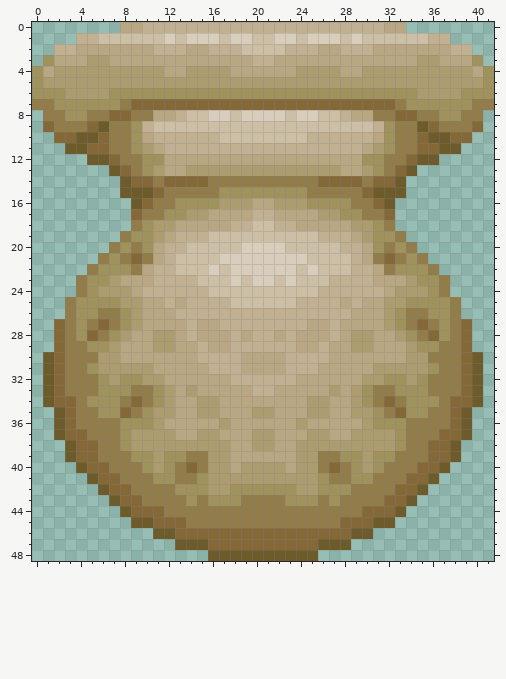
Two versions of one pixel-art sprite, Assets/Art/Sprites/Game/Entities/cannonBase.png. Above is the file before it was changed.
The file is 42x49 pixels.
New version:
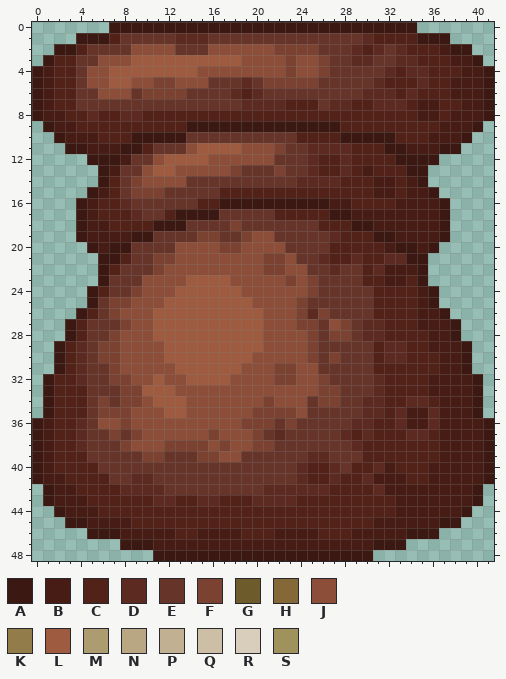
Palette (. is transparent): A #3b1811  B #471c15  C #522118  D #5c2a20  E #673429  F #7b4231  G #6d5b2b  H #846838  J #8d4e39  K #917c4a  L #9f5b40  M #ac9c6f  N #b9a682  P #c1b091  Q #cdbfa6  R #d9cebb  S #9f925d
The exact change:
@@ x 0..41 @@
- 0 ........NNPPPPPPPPPPPPPPPPPPPPPPNN........
- 1 ....PPQQQQQQRQRRRQRRQQRRQRRRQRQQQQQQPP....
- 2 ..PPNNNNNNNPPPNNPPPQQQQPPPNNPPPNNNNNNNPP..
- 3 .SNNNMMNNNNNNNNNNNNNPPNNNNNNNNNNNNNMMNNNS.
- 4 SNMMMMMMMMMMNNMMMMNNNNNNMMMMNNMMMMMMMMMMNS
- 5 SMMMMMMMMMMMMMMMMMMMMMMMMMMMMMMMMMMMMMMMMS
- 6 SSSMMMMSSSSSSSSSSSSSSSSSSSSSSSSSSSSMMMMSSS
- 7 KKSSSSSSKHHHHHHHHHHHHHHHHHHHHHHHHKSSSSSSKK
- 8 .KKSSKKHHKKNNPQQRRQRRRRQRRQQPNNKKHHKKSSKK.
- 9 .HKKKHGKKSPQQQQQQQQQQQQQQQQQQQQPSKKGHKKKH.
-10 ..HHGGHKKSNPPPPPPQQQQQQQQPPPPPPNSKKHGGHH..
-11 ...GGHHKKSMNPPPPPPPPPPPPPPPPPPNMSKKHHGG...
-12 .....GGHKKSSNNNNNNNNNNNNNNNNNNSSKKHGG.....
-13 .......GHKSMNNMMMMMMMMMMMMMMNNMSKHG.......
-14 ........GHHKHHHHKKKKKKKKKKHHHHKHHG........
-15 ........GGGHKKKKKSSSSSSSSKKKKKHGGG........
-16 .........GHKKSSSSMMMNNMMMSSSSKKHG.........
-17 .........HKKSSMMNNNNPPNNNNMMSSKKH.........
-18 .........KSMMNNNNNPPQQPPNNNNNMMSK.........
-19 ........KSSMNPPPQQQQQQQQQQPPPNMSSK........
-20 .......KSKSNPPQQQQQRRRRQQQQQPPNSKSK.......
-21 ......KSKHKNPQQQQRRRRRRRRQQQQPNKHKSK......
-22 .....KSSSKNPPQQQRQRRRRRRQRQQQPPNKSSSK.....
-23 ....KSSMNNNPPPPQQQRQRRQRQQQPPPPNNNMSSK....
-24 ....KSMMMNPPPPPPQQQQQQQQQQPPPPPPNMMMSK....
-25 ...KSSSSMMNNPNPPPPQQQQQQPPPPNPNNMMSSSSK...
-26 ...KSSKKSMNNNPPPPPPPPPPPPPPPPNNNMSKKSSK...
-27 ..HKSKHKSMNNNNPNNPPPPPPPPNNPNNNNMSKHKSKH..
-28 ..HKSHKSMNNMMNPNNNPNPPNPNNNPNMMNNMSKHSKH..
-29 ..HKKSSMNNNMMNNPNNPPPPPPNNPNNMMNNNMSSKKH..
-30 .GHKKKMMNNNNNNNPPPPNNNNPPPPNNNNNNNMMKKKHG.
-31 .GHKKSMMMMMNNNNNPPPNNNNPPPNNNNNMMMMMSKKHG.
-32 .GHKKKSMSSMMNNNNNNPPPPPPNNNNNNMMSSMSKKKHG.
-33 .GHKKKSSSKKSMNMNNNNNPPNNNNNMNMSKKSSSKKKHG.
-34 .GHHKSSSKHKSMNNMMNNNNNNNNMMNNMSKHKSSSKHHG.
-35 ..GHKKSSHKSMMNNMMNNNMMNNNMMNNMMSKHSSKKHG..
-36 ..GHKKKKSSSMNNNNNMNNNNNNMNNNNNMSSSKKKKHG..
-37 ..GHHKKKSMMMMNNMMNNNMMNNNMMNNMMMMSKKKHHG..
-38 ...GHHKKSMMMMMMMMMNNMMNNMMMMMMMMMSKKHHG...
-39 ...GHHKKKSSMSSKKMMNNNNNNMMKKSSMSSKKKHHG...
-40 ....GHHKKKSMSKHKMMNMMMMNMMKHKSMSKKKHHG....
-41 .....GHHKKKSSKKSMMMMMMMMMMSKKSSKKKHHG.....
-42 ......GHHKKKKSSSMMSSSSSSMMSSSKKKKHHG......
-43 .......GHHKKKKSKSSSKKKKSSSKSKKKKHHG.......
-44 ........GHHHKKKKKKKKKKKKKKKKKKHHHG........
-45 .........GGHHHKKKKKKKKKKKKKKHHHGG.........
-46 ...........GGHHHHHHHHHHHHHHHHGG...........
-47 .............GGGHHHHHHHHHHGGG.............
-48 ................GGGGGGGGGG................
+ 0 .......AAAAAAAAAAAAAAAAAAAAAAAAAAAA.......
+ 1 ....AAACEEEEEDDDEEEEEEEEEEEEEEDCCCCAAA....
+ 2 ..AACEEEEJJJJEEEJJJJJJFFFFEEEDCDEDCCCBAA..
+ 3 .ACCEEJJJLLLLLLLLLLJJJJFJJFEEDDEEDDCCCBBA.
+ 4 ABCCEJJLLLLLLLLJJJJJJJJFJJFEEEEEDCDDCCCBBA
+ 5 ABCCEJJLLJJFFJJJEEEDEFFFFFEEEEEDCCCDCCBBBA
+ 6 ABCCEEJJJEFFFFEEEEDCDEEEEEEEEEDDDCDCCCBBBA
+ 7 ABCCEEEEEEEEEEEEEEEDDDDCCCEDDCCDDDCBBCCBBA
+ 8 ABBCCDCCDDCCCCCCCCCCCCCCCCCCCCCCCCCBBCBBBA
+ 9 .ABBCCCCCCCCCCAAAAAAAAAAAAAACCCCCCCCCBBBA.
+10 ..ABBBCCCAAAAAEEEEEEEEEECCCCAAAAACCCBBBA..
+11 ...AABBBAACEEEJLLLLJJJFEEDDDDCCCAABBBAA...
+12 .....AAABEEJLLLLJJJJJJEEEDCCDCCCCAAAA.....
+13 ......ABEEJLLJJJJJFEEEFEEDCCDCBCCCAA......
+14 ......ACEFJJJJEEEEEEEEEEDDDDCCCBBCBA......
+15 .....ABCEFFFEEEEECCCCCCCCCCCCCCBBCBBA.....
+16 ....ABCCDEEEEEECCAAAAAAAAAABBCCCCBBBBA....
+17 ....ABCCCDEECAAAAEEEEECCCCCAABBBBBBBBA....
+18 ....ABBCCCCAAAEEEEFEEEEEEECCCAABBBBBBA....
+19 ....ABBBBAAEEEEFFEEFJJEEEEEDCCCAABBBBA....
+20 .....ABAAEEEEJJJJFFJJJJEEEECCCCCBAABA.....
+21 ......AACEEFFJJJJJJJJFFJEEDCCDCCDDAA......
+22 ......ACEEEFJJJJJJJJJFFJJEEDEECDBBBA......
+23 ......AEEEJJJJLLLLJJJJJFJFEEEECCBBCA......
+24 .....ACEEFJJJLLLLLLJJJJJJFEEEEECCCCBA.....
+25 .....AEFFJJJLLLLLLLLJJJJFEEEEEECCCCBA.....
+26 ....ACEFJJJLLLLLLLLLLJJJFDFEEEECCCCBBA....
+27 ...ACEEEFJJLLLLLLLLLLJJJFFEJFEDDCCCBBBA...
+28 ...ACEEFJJJLLLLLLLLLLJJJJFEFFEDDCCCCBBA...
+29 ..ACDEFFJJJJLLLLLLLLLJJJJFEEEEECDDCCBBBA..
+30 ..ACDEFFJJJJLLLLLLLLJJJJJFEFEEECDDCCCBBA..
+31 ..ACDEEFJJJJJLLLLLLJJJFFJJEEEEECCCCCCBBA..
+32 .ACCDEEFFJJLJJLLLLJJJJFFJJFEEEEDCCCCBBBBA.
+33 .ACCCEEEFFLLLJJJJJJJJJJJJJFFEEEDCCCCBBBBA.
+34 .ACCCEFEFFJLLLJJJJJJJFJJJEFFEEDDCCDDCBBBA.
+35 .ACCCEFFFJJJLLJJJJJJFFFFJEEEEEDDCDBBDBBBA.
+36 ABCCDEJJFJJJJJJJJJJFFFEFEEEEEDDCCDBBDBBBBA
+37 ABCCDEEFEFJJJJJJFJJJFEDEEEEEDCDCCCDDCBBBBA
+38 ABCCDEEEFJJJFFFFJFJJFFEEEEEEEDCCCCCCCBBBBA
+39 ABCCCEEEEEFFEEEFFJJEEEEEEDDEEECCCCCCCBBBBA
+40 ABCCCCEEEEEEEEEEEEEEEEEEDCCDECCDBCCCBBBBBA
+41 ABBCCCCEEDDEEEEEEEEEEEEEDCCDCCDBBBCCBBBBBA
+42 .ABBCCCCDDDDEEEEEEEEEDDDDDDCCCCDBBBBBBBBA.
+43 .ABBBCCCCCCDDCCDDCCCDDDDCCCCCCCCCBBBBBBBA.
+44 ..ABBBCCCCCCCCCCCCCCCCCCCCCCCCCCCBBBBBBA..
+45 ...AABBBBCCCCCCCCCCCCCCCCCCCCCCBBBBBBAA...
+46 .....AAABBBBBCCBBBBCCCBBBBCCCBBBBBAAA.....
+47 ........AAABBBBBBBBBBBBBBBBBBBBAAA........
+48 ...........AAAAAAAAAAAAAAAAAAAA...........
Boxes around the changes in both pictures, in picture pixels (x1, y1, x2, y2):
changed: (32, 22, 494, 561)
